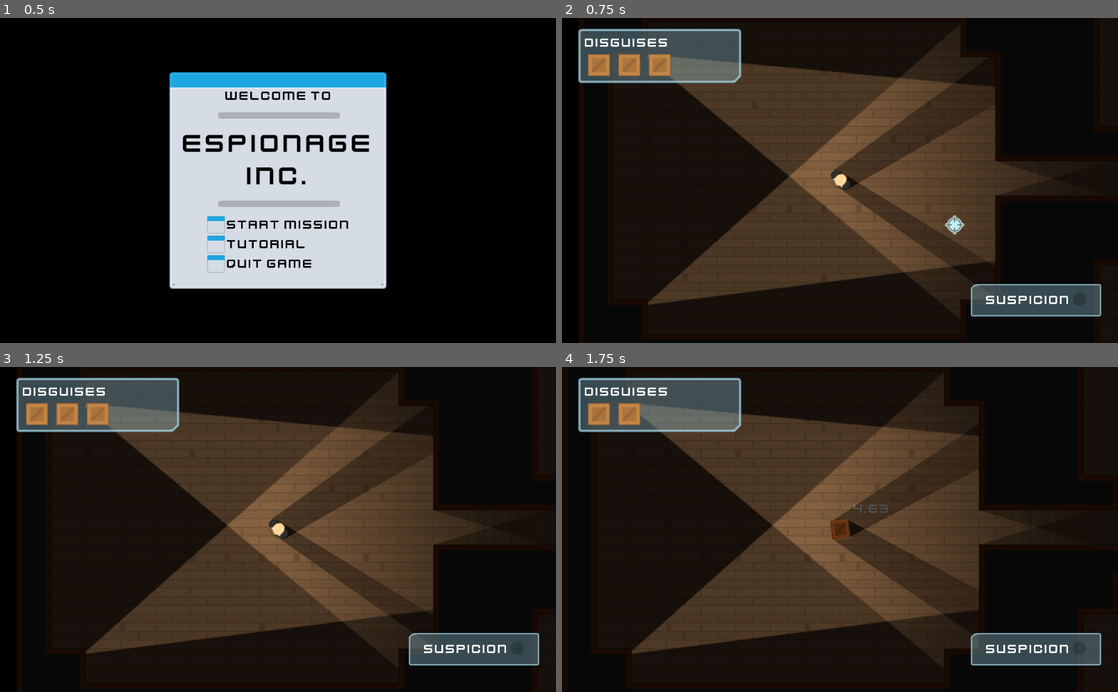
Above: before the commit, frames 1-4 (two rows, left to right).
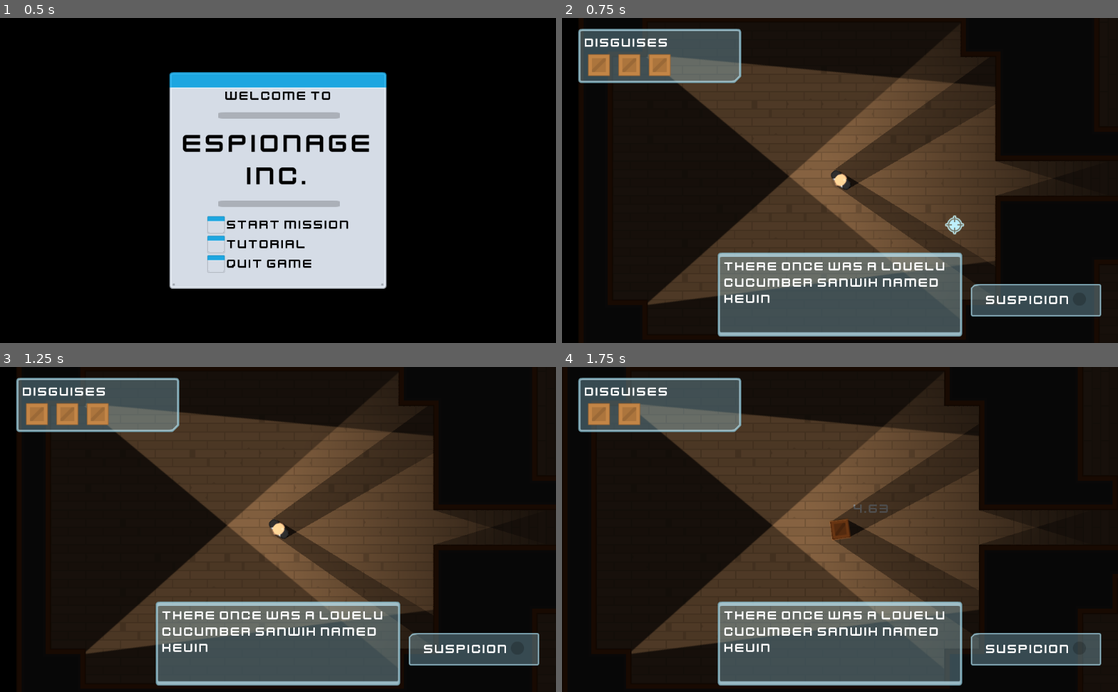
Above: after the commit, the same moments.

Repository: adam-spice/espionage_inc
Game: Godot game, scene res://Levels/Lobby.tscn
Two runs of this game, one before a commit and one after it. Both use one fixed random seed, a clock stepped at 60 frames per second and the inputs below.
Inputs (mouse positions are in pixels of both pictures, inside the frame that each line leads up to):
- Up to frame 1 (0.5 s): no input
- Up to frame 2 (0.75 s): click (778, 245) at 0.5 s
- Up to frame 3 (1.25 s): no input
- Up to frame 4 (1.75 s): tap Enter at 1.25 s; move the mouse to (962, 513) at 1.27 s; hold D (move_right) from 1.28 s (still down); tap E (toggle_disguise) at 1.35 s; click (962, 513) at 1.42 s

Frame 1 is identical in both runs. In frame 2, 11% of the frame differs, in the area x 28-72%, y 72-99%; in frame 3, 11%; in frame 4, 11%.

Commit message:
started adding objective messages

Diff:
--- /dev/null
+++ b/Interface/MessageTemplate.gd
@@ -0,0 +1,3 @@
+extends Node
+
+export (String, MULTILINE)var message = ""
--- /dev/null
+++ b/Interface/MessageTemplate.tscn
@@ -0,0 +1,6 @@
+[gd_scene load_steps=2 format=2]
+
+[ext_resource path="res://Interface/MessageTemplate.gd" type="Script" id=1]
+
+[node name="MessageTemplate" type="Node"]
+script = ExtResource( 1 )
--- /dev/null
+++ b/Interface/TutorialGUI.tscn
@@ -0,0 +1,42 @@
+[gd_scene load_steps=3 format=2]
+
+[ext_resource path="res://Interface/Theme.tres" type="Theme" id=1]
+[ext_resource path="res://GFX/Interface/PNG/glassPanel_projection.png" type="Texture" id=2]
+
+[node name="TutorialGUI" type="CanvasLayer"]
+
+[node name="Control" type="Control" parent="."]
+anchor_right = 1.0
+anchor_bottom = 1.0
+theme = ExtResource( 1 )
+__meta__ = {
+"_edit_use_anchors_": false
+}
+
+[node name="NinePatchRect" type="NinePatchRect" parent="Control"]
+anchor_left = 0.5
+anchor_top = 1.0
+anchor_right = 0.5
+anchor_bottom = 1.0
+margin_left = -225.0
+margin_top = -167.335
+margin_right = 225.0
+margin_bottom = -12.0
+texture = ExtResource( 2 )
+patch_margin_left = 12
+patch_margin_top = 12
+patch_margin_right = 12
+patch_margin_bottom = 12
+
+[node name="Label" type="Label" parent="Control/NinePatchRect"]
+anchor_right = 1.0
+anchor_bottom = 1.0
+margin_left = 12.0
+margin_top = 12.0
+margin_right = -12.0
+margin_bottom = -12.0
+text = "There once was a lovelu cucumber sanwih named Kevin"
+autowrap = true
+__meta__ = {
+"_edit_use_anchors_": false
+}
--- a/Levels/Tutorial.tscn
+++ b/Levels/Tutorial.tscn
@@ -7,6 +7,8 @@
 [ext_resource path="res://GFX/Interface/PNG/crossair_blueOutline.png" type="Texture" id=5]
 [ext_resource path="res://Levels/Tutorial.gd" type="Script" id=6]
 [ext_resource path="res://SFX/message.wav" type="AudioStream" id=7]
+[ext_resource path="res://Interface/TutorialGUI.tscn" type="PackedScene" id=8]
+[ext_resource path="res://Interface/MessageTemplate.tscn" type="PackedScene" id=9]
 
 [sub_resource type="RectangleShape2D" id=1]
 extents = Vector2( 64, 64 )
@@ -127,7 +129,19 @@
 [node name="ExitObjective" type="Position2D" parent="ObjectivePositions" index="4"]
 position = Vector2( 762.876, 269.491 )
 
-[node name="ObjectivePointer" type="Sprite" parent="." index="17"]
+[node name="ObjectiveMessages" type="Node" parent="." index="17"]
+
+[node name="WelcomeMessage" parent="ObjectiveMessages" index="0" instance=ExtResource( 9 )]
+
+[node name="DoorMessage" parent="ObjectiveMessages" index="1" instance=ExtResource( 9 )]
+
+[node name="NightvisionMessage" parent="ObjectiveMessages" index="2" instance=ExtResource( 9 )]
+
+[node name="LootMessage" parent="ObjectiveMessages" index="3" instance=ExtResource( 9 )]
+
+[node name="ExitMessage" parent="ObjectiveMessages" index="4" instance=ExtResource( 9 )]
+
+[node name="ObjectivePointer" type="Sprite" parent="." index="18"]
 position = Vector2( -318.707, -178.381 )
 z_index = 2
 texture = ExtResource( 5 )
@@ -138,11 +152,13 @@
 [node name="Light2D" type="Light2D" parent="ObjectivePointer" index="0"]
 texture = ExtResource( 5 )
 
-[node name="Tween" type="Tween" parent="." index="18"]
+[node name="Tween" type="Tween" parent="." index="19"]
 
-[node name="MessageSound" type="AudioStreamPlayer" parent="." index="19"]
+[node name="MessageSound" type="AudioStreamPlayer" parent="." index="20"]
 stream = ExtResource( 7 )
 volume_db = -10.0
+
+[node name="TutorialGUI" parent="." index="21" instance=ExtResource( 8 )]
 [connection signal="body_entered" from="ObjectiveAreas/MoveObjective" to="." method="_on_MoveObjective_body_entered"]
 [connection signal="body_entered" from="ObjectiveAreas/DoorObjective" to="." method="_on_DoorObjective_body_entered"]
 [connection signal="body_entered" from="ObjectiveAreas/NightVisionObjective" to="." method="_on_NightVisionObjective_body_entered"]
Not shown: 1 places in Levels/Tutorial.tscn that only renumber resources
